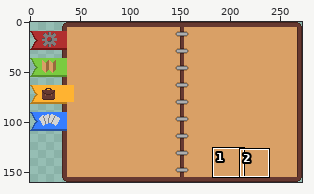
Edited in one commit: pixel-art file (03_Implementacao/TestMobile/Assets/Resources/sprites/GameUI/Menu_Bag.aseprite). The picture above shows the old version from afar; the outline marks the close-up.
Close-up. Before the edit:
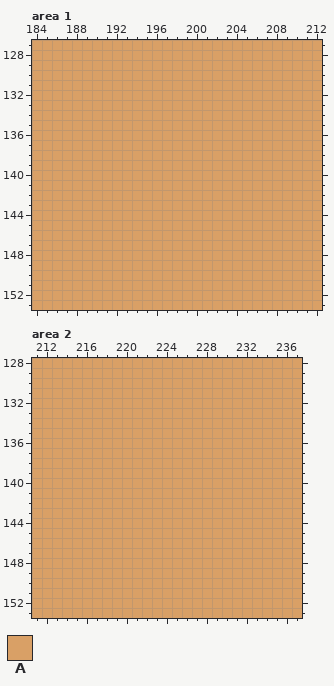
272x160 pixels, 1 frame. Colours within 5 levels of each other are drawn and written as one. Shown: area 1: x 184..212, y 127..153; area 2: x 211..237, y 128..153. The commit also changed other parts of the picture, which this record leaves out.
Visible layers, top first: "Tabs", "Menu".
Palette (. is transparent): A #d9a066
Pixels before, area 1, first column x 184:
127 AAAAAAAAAAAAAAAAAAAAAAAAAAAAA
128 AAAAAAAAAAAAAAAAAAAAAAAAAAAAA
129 AAAAAAAAAAAAAAAAAAAAAAAAAAAAA
130 AAAAAAAAAAAAAAAAAAAAAAAAAAAAA
131 AAAAAAAAAAAAAAAAAAAAAAAAAAAAA
132 AAAAAAAAAAAAAAAAAAAAAAAAAAAAA
133 AAAAAAAAAAAAAAAAAAAAAAAAAAAAA
134 AAAAAAAAAAAAAAAAAAAAAAAAAAAAA
135 AAAAAAAAAAAAAAAAAAAAAAAAAAAAA
136 AAAAAAAAAAAAAAAAAAAAAAAAAAAAA
137 AAAAAAAAAAAAAAAAAAAAAAAAAAAAA
138 AAAAAAAAAAAAAAAAAAAAAAAAAAAAA
139 AAAAAAAAAAAAAAAAAAAAAAAAAAAAA
140 AAAAAAAAAAAAAAAAAAAAAAAAAAAAA
141 AAAAAAAAAAAAAAAAAAAAAAAAAAAAA
142 AAAAAAAAAAAAAAAAAAAAAAAAAAAAA
143 AAAAAAAAAAAAAAAAAAAAAAAAAAAAA
144 AAAAAAAAAAAAAAAAAAAAAAAAAAAAA
145 AAAAAAAAAAAAAAAAAAAAAAAAAAAAA
146 AAAAAAAAAAAAAAAAAAAAAAAAAAAAA
147 AAAAAAAAAAAAAAAAAAAAAAAAAAAAA
148 AAAAAAAAAAAAAAAAAAAAAAAAAAAAA
149 AAAAAAAAAAAAAAAAAAAAAAAAAAAAA
150 AAAAAAAAAAAAAAAAAAAAAAAAAAAAA
151 AAAAAAAAAAAAAAAAAAAAAAAAAAAAA
152 AAAAAAAAAAAAAAAAAAAAAAAAAAAAA
153 AAAAAAAAAAAAAAAAAAAAAAAAAAAAA
Pixels before, area 2, first column x 211:
128 AAAAAAAAAAAAAAAAAAAAAAAAAAA
129 AAAAAAAAAAAAAAAAAAAAAAAAAAA
130 AAAAAAAAAAAAAAAAAAAAAAAAAAA
131 AAAAAAAAAAAAAAAAAAAAAAAAAAA
132 AAAAAAAAAAAAAAAAAAAAAAAAAAA
133 AAAAAAAAAAAAAAAAAAAAAAAAAAA
134 AAAAAAAAAAAAAAAAAAAAAAAAAAA
135 AAAAAAAAAAAAAAAAAAAAAAAAAAA
136 AAAAAAAAAAAAAAAAAAAAAAAAAAA
137 AAAAAAAAAAAAAAAAAAAAAAAAAAA
138 AAAAAAAAAAAAAAAAAAAAAAAAAAA
139 AAAAAAAAAAAAAAAAAAAAAAAAAAA
140 AAAAAAAAAAAAAAAAAAAAAAAAAAA
141 AAAAAAAAAAAAAAAAAAAAAAAAAAA
142 AAAAAAAAAAAAAAAAAAAAAAAAAAA
143 AAAAAAAAAAAAAAAAAAAAAAAAAAA
144 AAAAAAAAAAAAAAAAAAAAAAAAAAA
145 AAAAAAAAAAAAAAAAAAAAAAAAAAA
146 AAAAAAAAAAAAAAAAAAAAAAAAAAA
147 AAAAAAAAAAAAAAAAAAAAAAAAAAA
148 AAAAAAAAAAAAAAAAAAAAAAAAAAA
149 AAAAAAAAAAAAAAAAAAAAAAAAAAA
150 AAAAAAAAAAAAAAAAAAAAAAAAAAA
151 AAAAAAAAAAAAAAAAAAAAAAAAAAA
152 AAAAAAAAAAAAAAAAAAAAAAAAAAA
153 AAAAAAAAAAAAAAAAAAAAAAAAAAA
After the commit:
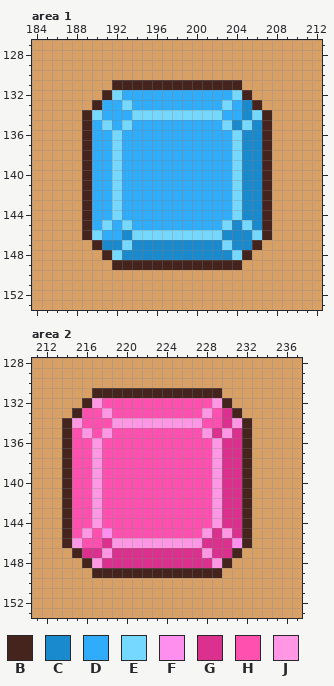
Colours new in this view: B #45241e  C #1a8acf  D #2facfa  E #74d8ff  F #ff8fee  G #dc308f  H #ff50b0  J #ff97e5
Changes in this commit:
{"change": "layer \"Layer 1\" now shown"}
{"where": "area 1, layer \"Layer 1\""}
{"y":131,"x":192,"old":"AAAAAAAAAAAAA","new":"BBBBBBBBBBBBB"}
{"y":132,"x":191,"old":"AAAAAAAAAAAAAAA","new":"BEDDDDDDDDDDDEB"}
{"y":133,"x":190,"old":"AAAAAAAAAAAAAAAAA","new":"BDDEDDDDDDDDDEDCB"}
{"y":134,"x":189,"old":"AAAAAAAAAAAAAAAAAAA","new":"BEDDDEEEEEEEEEDDCEB"}
{"y":135,"x":189,"old":"AAAAAAAAAAAAAAAAAAA","new":"BDEDEDDDDDDDDDECECB"}
{"y":136,"x":189,"old":"AAAAAAAAAAAAAAAAAAA","new":"BDDEDDDDDDDDDDDECCB"}
{"y":137,"x":189,"old":"AAAAAAAAAAAAAAAAAAA","new":"BDDEDDDDDDDDDDDECCB"}
{"y":138,"x":189,"old":"AAAAAAAAAAAAAAAAAAA","new":"BDDEDDDDDDDDDDDECCB"}
{"y":139,"x":189,"old":"AAAAAAAAAAAAAAAAAAA","new":"BDDEDDDDDDDDDDDECCB"}
{"y":140,"x":189,"old":"AAAAAAAAAAAAAAAAAAA","new":"BDDEDDDDDDDDDDDECCB"}
{"y":141,"x":189,"old":"AAAAAAAAAAAAAAAAAAA","new":"BDDEDDDDDDDDDDDECCB"}
{"y":142,"x":189,"old":"AAAAAAAAAAAAAAAAAAA","new":"BDDEDDDDDDDDDDDECCB"}
{"y":143,"x":189,"old":"AAAAAAAAAAAAAAAAAAA","new":"BDDEDDDDDDDDDDDECCB"}
{"y":144,"x":189,"old":"AAAAAAAAAAAAAAAAAAA","new":"BDDEDDDDDDDDDDDECCB"}
{"y":145,"x":189,"old":"AAAAAAAAAAAAAAAAAAA","new":"BDEDEDDDDDDDDDECECB"}
{"y":146,"x":189,"old":"AAAAAAAAAAAAAAAAAAA","new":"BEDDCEEEEEEEEECCCEB"}
{"y":147,"x":190,"old":"AAAAAAAAAAAAAAAAA","new":"BCCECCCCCCCCCECCB"}
{"y":148,"x":191,"old":"AAAAAAAAAAAAAAA","new":"BECCCCCCCCCCCEB"}
{"y":149,"x":192,"old":"AAAAAAAAAAAAA","new":"BBBBBBBBBBBBB"}
{"where": "area 2, layer \"Layer 1\""}
{"y":131,"x":217,"old":"AAAAAAAAAAAAA","new":"BBBBBBBBBBBBB"}
{"y":132,"x":216,"old":"AAAAAAAAAAAAAAA","new":"BJHHHHHHHHHHHJB"}
{"y":133,"x":215,"old":"AAAAAAAAAAAAAAAAA","new":"BHHJHHHHHHHHHJHGB"}
{"y":134,"x":214,"old":"AAAAAAAAAAAAAAAAAAA","new":"BJHHHJJJJJJJJJHHGJB"}
{"y":135,"x":214,"old":"AAAAAAAAAAAAAAAAAAA","new":"BHJHJHHHHHHHHHJGJGB"}
{"y":136,"x":214,"old":"AAAAAAAAAAAAAAAAAAA","new":"BHHJHHHHHHHHHHHJGGB"}
{"y":137,"x":214,"old":"AAAAAAAAAAAAAAAAAAA","new":"BHHJHHHHHHHHHHHJGGB"}
{"y":138,"x":214,"old":"AAAAAAAAAAAAAAAAAAA","new":"BHHJHHHHHHHHHHHJGGB"}
{"y":139,"x":214,"old":"AAAAAAAAAAAAAAAAAAA","new":"BHHJHHHHHHHHHHHJGGB"}
{"y":140,"x":214,"old":"AAAAAAAAAAAAAAAAAAA","new":"BHHJHHHHHHHHHHHJGGB"}
{"y":141,"x":214,"old":"AAAAAAAAAAAAAAAAAAA","new":"BHHJHHHHHHHHHHHJGGB"}
{"y":142,"x":214,"old":"AAAAAAAAAAAAAAAAAAA","new":"BHHJHHHHHHHHHHHJGGB"}
{"y":143,"x":214,"old":"AAAAAAAAAAAAAAAAAAA","new":"BHHJHHHHHHHHHHHJGGB"}
{"y":144,"x":214,"old":"AAAAAAAAAAAAAAAAAAA","new":"BHHJHHHHHHHHHHHJGGB"}
{"y":145,"x":214,"old":"AAAAAAAAAAAAAAAAAAA","new":"BHJHFHHHHHHHHHJGJGB"}
{"y":146,"x":214,"old":"AAAAAAAAAAAAAAAAAAA","new":"BJHHGJJJJJJJJJGGGFB"}
{"y":147,"x":215,"old":"AAAAAAAAAAAAAAAAA","new":"BGGJGGGGGGGGGJGGB"}
{"y":148,"x":216,"old":"AAAAAAAAAAAAAAA","new":"BJGGGGGGGGGGGJB"}
{"y":149,"x":217,"old":"AAAAAAAAAAAAA","new":"BBBBBBBBBBBBB"}
{"label":"changed","picture_box":[82,80,272,270]}
{"label":"changed","picture_box":[62,388,252,578]}
